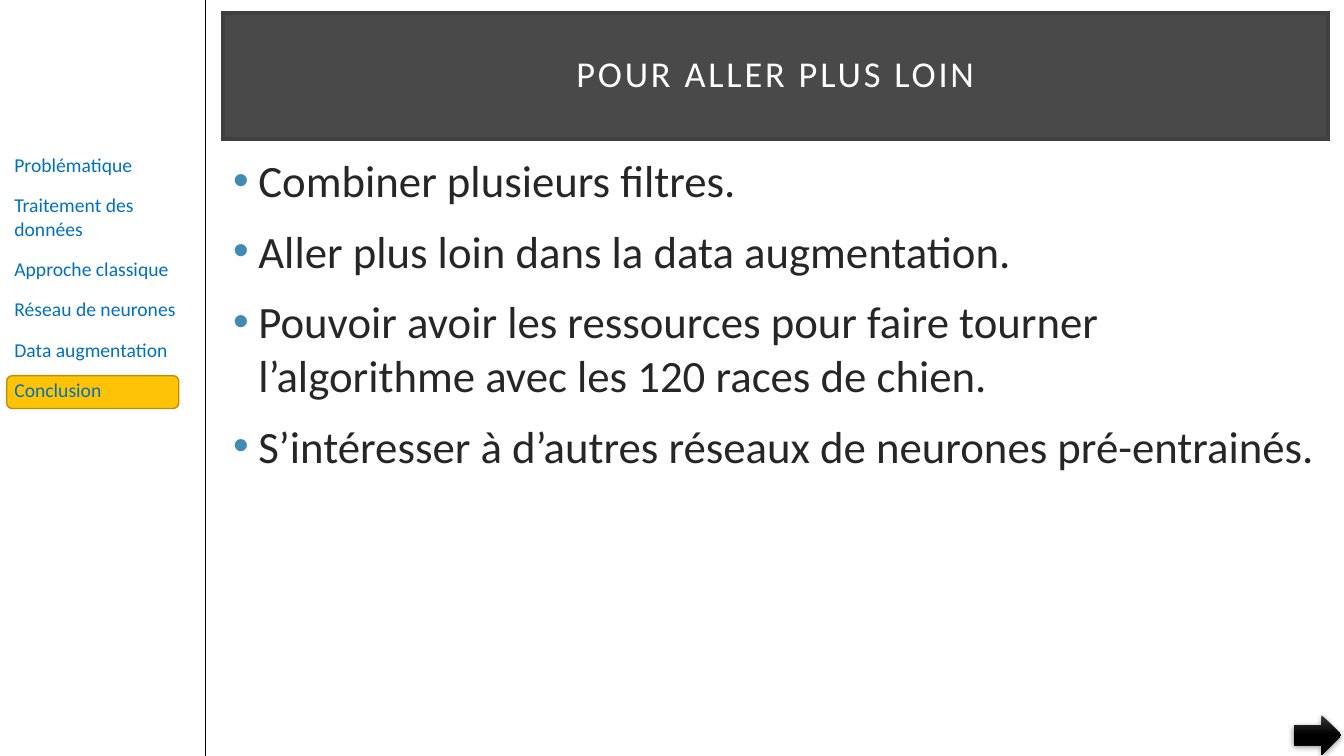
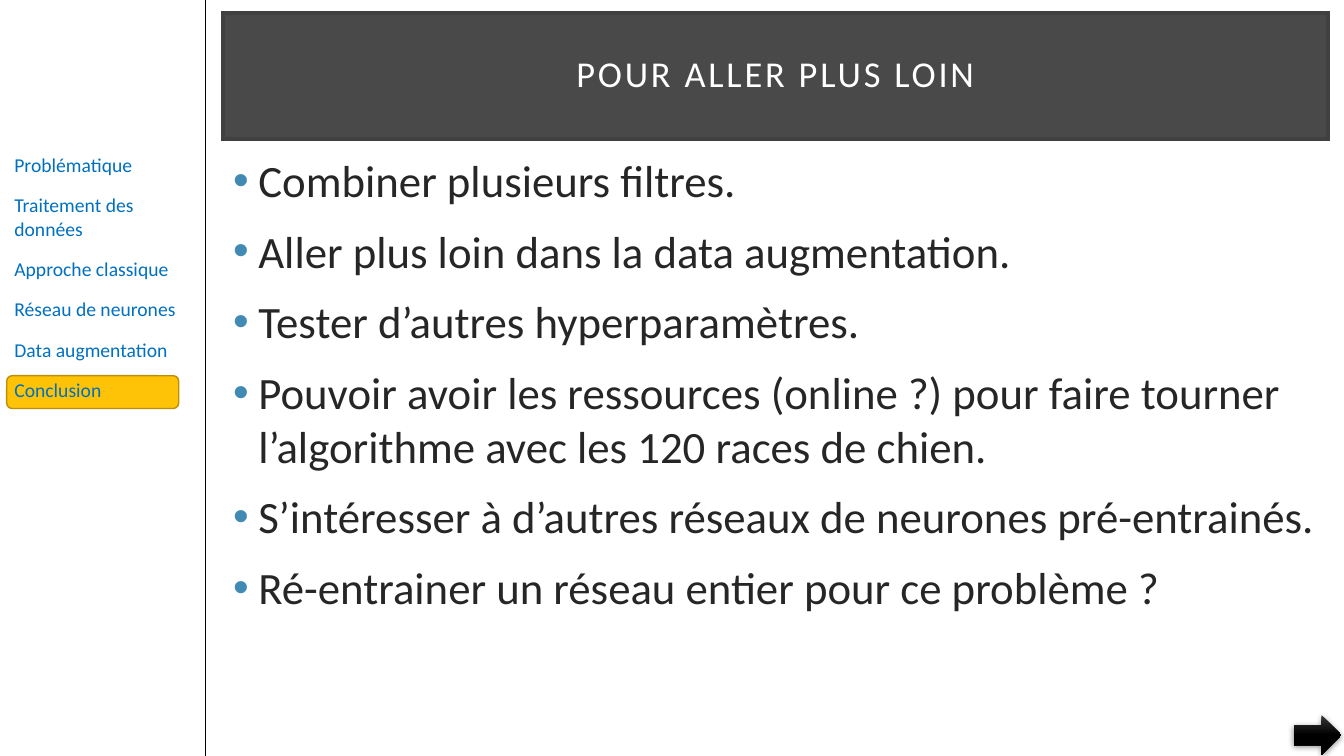
Before and after one commit to pfroide/python, a slide deck: slide 42 of Projet_7/p7.pptx (slide 41 before the commit). Drawn at 1344x756 pixels with LibreOffice and Linux fonts; fonts in the diff are those of the drawing. Boxes give left, top, right and bottom in pixels: in the first picture for what was removed or moved away, otherwise in the second. Text is boxed around its words. In the diff, an @@ line names an element or a change of style, - is before the commit and + after.

```diff
--- a/Projet_7/p7.pptx
+++ b/Projet_7/p7.pptx
@@ text at (x1=258, y1=306, x2=1280, y2=471): text changed @@
-• Pouvoir avoir les ressources pour faire tourner l’algorithme avec les 120 races de chien.
+• Tester d’autres hyperparamètres.
+• Pouvoir avoir les ressources (online ?) pour faire tourner l’algorithme avec les 120 races de chien.
@@ text at (x1=258, y1=573, x2=1128, y2=612): paragraph added @@
+• Ré-entrainer un réseau entier pour ce problème ?
```
Also in this commit, not shown: 17 other slides changed, 2 slides added, 1 slide removed.
